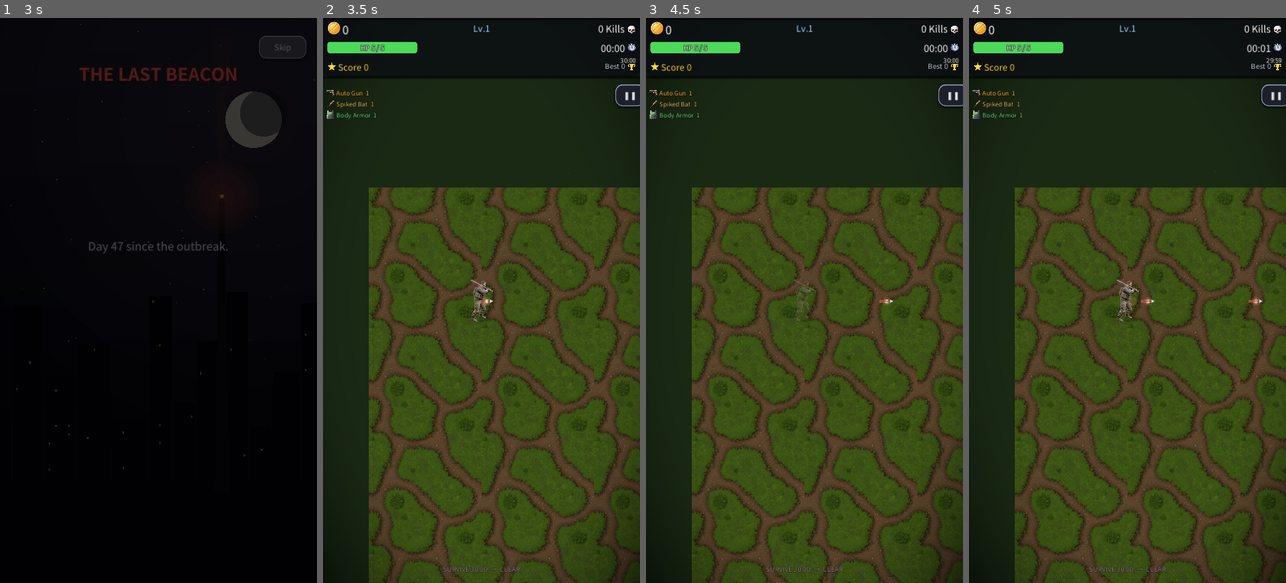
Above: before the commit, frames 1-4 (left to right).
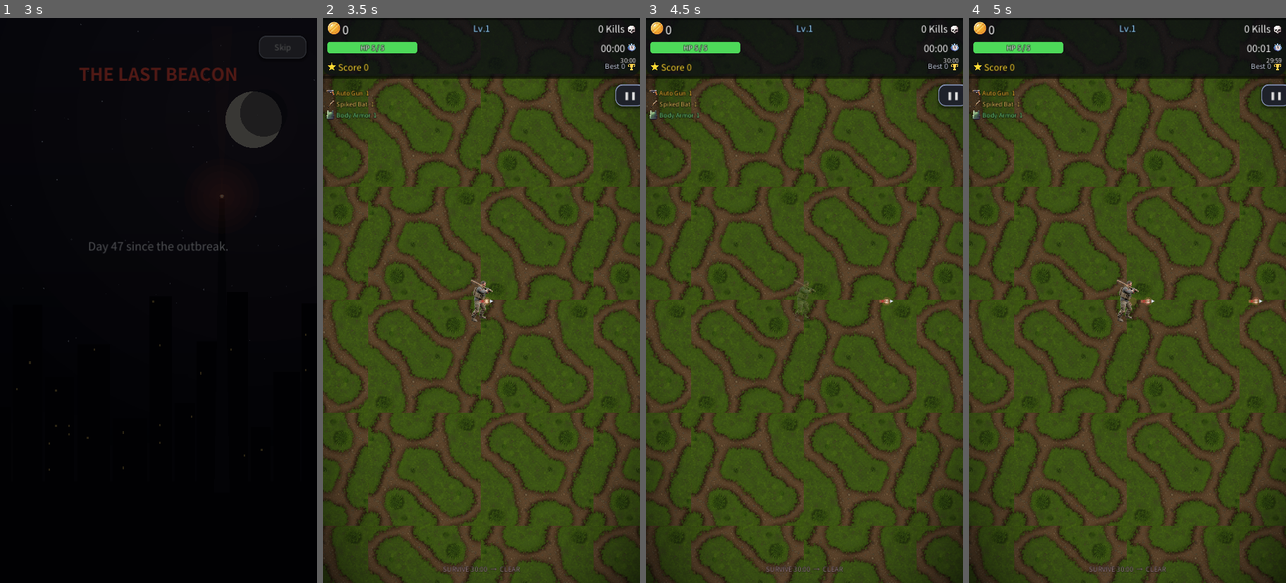
Above: after the commit, the same moments.

Repository: kosj/game_action_defence
Game: Godot game, scene res://scenes/TitleScreen.tscn
Two runs of this game, one before a commit and one after it. Both use one fixed random seed, a clock stepped at 60 frames per second and the inputs below. Sound files missing from this copy of the repository are replaced by a short silence.
Inputs (mouse positions are in pixels of both pictures, inside the frame that each line leads up to):
- Up to frame 1 (3 s): tap Enter at 0.5 s; move the mouse to (228, 272) at 0.52 s; click (228, 272) at 0.67 s; click "New Game" at 1.25 s; click "New Game" at 2 s; click "Skip" at 2.75 s
- Up to frame 2 (3.5 s): no input
- Up to frame 3 (4.5 s): click "❚❚" at 3.5 s; click "Resume" at 4.25 s
- Up to frame 4 (5 s): no input

Frame 1 is identical in both runs. In frame 2, 39% of the frame differs, in the area x 0-100%, y 9-100%; in frame 3, 39%; in frame 4, 39%.

Commit message:
Break ground tile repetition with per-tile hash flips
The seamless tiles read as an obvious repeating grid. Draw the ground
tile-by-tile and flip each cell horizontally/vertically by a hash of
its world-tile coords — this breaks the repeat pattern while keeping
edges seamless (symmetric edges of a seamless tile survive flipping).
1px overlap avoids hairline gaps.

Co-Authored-By: Claude Opus 4.8 <noreply@anthropic.com>
Claude-Session: https://claude.ai/code/session_01CGDKLmv2BxdFp7Sn7aQ7ZR

Diff:
--- a/scripts/Ground.gd
+++ b/scripts/Ground.gd
@@ -107,14 +107,26 @@
 	var mark: Color    = _theme["mark"]
 	var theme_name: String = _theme["name"]
 
-	# 전용 타일 텍스처가 있으면 뷰포트를 타일링으로 채우고(월드 좌표에 고정돼 스크롤) 종료.
+	# 전용 타일 텍스처가 있으면 타일 단위로 그리되, 월드 타일 좌표 해시로 좌우/상하를 뒤집어
+	# "같은 패턴이 격자로 반복"되는 느낌을 깬다(이음새는 유지 — 심리스 타일의 대칭 엣지 덕분).
 	# modulate 로 바닥을 어둡게 깔아 그 위 이펙트(불꽃/폭발/피격)가 잘 보이게 한다.
 	if _TILE_TEX.has(theme_name):
 		var tex: Texture2D = _TILE_TEX[theme_name]
 		var ts := tex.get_size()
-		var ox := -fposmod(wx, ts.x) - ts.x
-		var oy := -fposmod(wy, ts.y) - ts.y
-		draw_texture_rect(tex, Rect2(ox, oy, half_w * 2.0 + ts.x * 4.0, half_h * 2.0 + ts.y * 4.0), true, TILE_DARKEN)
+		var ttx0 := int(floor((wx - half_w) / ts.x)) - 1
+		var ttx1 := int(ceil((wx + half_w) / ts.x)) + 1
+		var tty0 := int(floor((wy - half_h) / ts.y)) - 1
+		var tty1 := int(ceil((wy + half_h) / ts.y)) + 1
+		var dr := Rect2(-ts.x * 0.5 - 1.0, -ts.y * 0.5 - 1.0, ts.x + 2.0, ts.y + 2.0)   # 1px 겹침으로 헤어라인 방지
+		for ttx in range(ttx0, ttx1):
+			for tty in range(tty0, tty1):
+				var cx := (float(ttx) + 0.5) * ts.x - wx
+				var cy := (float(tty) + 0.5) * ts.y - wy
+				var fx := -1.0 if ((ttx * 7 + tty * 13) & 1) == 1 else 1.0
+				var fy := -1.0 if ((ttx * 11 + tty * 5) & 1) == 1 else 1.0
+				draw_set_transform(Vector2(cx, cy), 0.0, Vector2(fx, fy))
+				draw_texture_rect(tex, dr, false, TILE_DARKEN)
+		draw_set_transform(Vector2.ZERO, 0.0, Vector2.ONE)
 		return
 
 	for tx in range(tx0, tx1):
